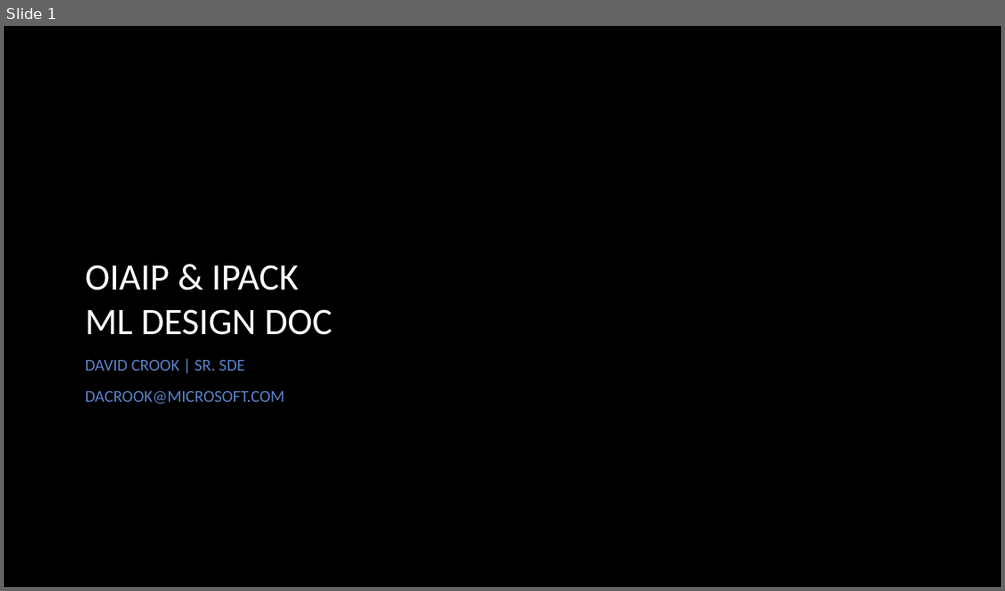
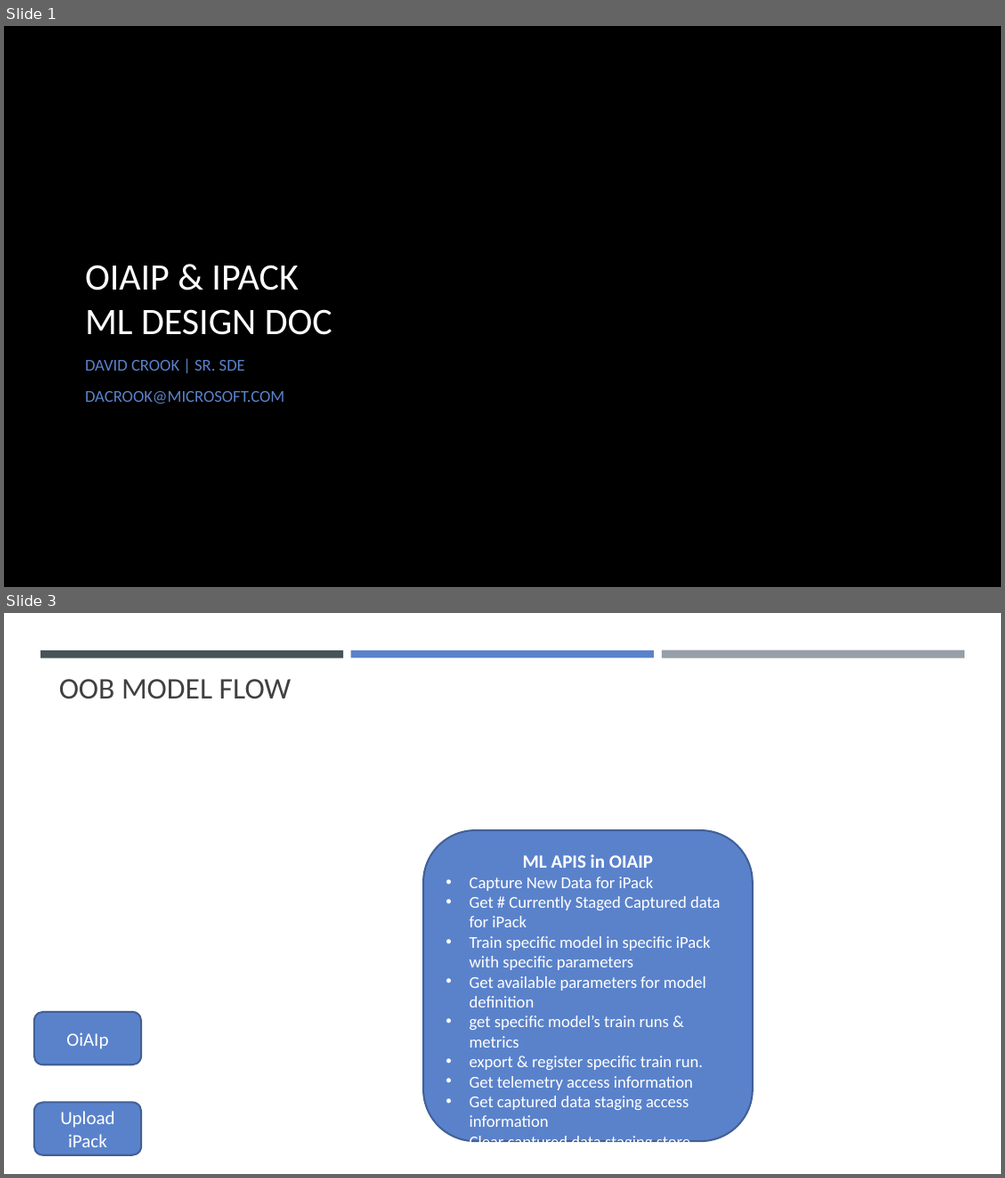
Before and after one commit to drcrook1/oiaip, a slide deck: documentation/design/OiAIP & iPack ML Design Doc.pptx. Shown one above the other, each under a label of ours: slide 1 before the commit, slides 1 and 3 after it; the slides between them are not shown. The pictures are 1005x591 and 1005x1178 pixels, drawn with LibreOffice and Linux fonts; fonts in the diff are those of the drawing; background and template pictures are left out. Boxes give left, top, right and bottom in pixels: in the first picture for what was removed or moved away, otherwise in the second. Text is boxed around its words. In the diff, an @@ line names an element or a change of style, - is before the commit and + after.

```diff
--- a/documentation/design/OiAIP & iPack ML Design Doc.pptx
+++ b/documentation/design/OiAIP & iPack ML Design Doc.pptx
@@ slide 3 added at box(4, 613, 1001, 1174), background #FFFFFF @@
@@ rectangle added at box(40, 650, 343, 657), fill #465359 @@
@@ rectangle added at box(351, 650, 654, 657), fill #5A82CB @@
@@ rectangle added at box(662, 650, 964, 658), fill #969FA7 @@
@@ title added at box(59, 679, 291, 698), 28.8 pt, text #404040 @@
+OOB MODEL FLOW
@@ rounded rectangle added at box(423, 831, 752, 1142), fill #5A82CB, outline #436096 1.75 pt, 16 pt, text #FFFFFF @@
+ML APIS in OIAIP
+• Capture New Data for iPack
+• Get # Currently Staged Captured data for iPack
+• Train specific model in specific iPack with specific parameters
+• Get available parameters for model definition
+• get specific model’s train runs & metrics
+• export & register specific train run.
+• Get telemetry access information
+• Get captured data staging access information
+• Clear captured data staging store
@@ rounded rectangle added at box(34, 1012, 141, 1064), fill #5A82CB, outline #436096 1.75 pt, 18 pt, text #FFFFFF @@
+OiAIp
@@ rounded rectangle added at box(34, 1102, 141, 1155), fill #5A82CB, outline #436096 1.75 pt, 18 pt, text #FFFFFF @@
+Upload iPack
```
Also in this commit, not shown: 1 slide changed, 2 other slides added, 1 slide removed, 1 other file.
